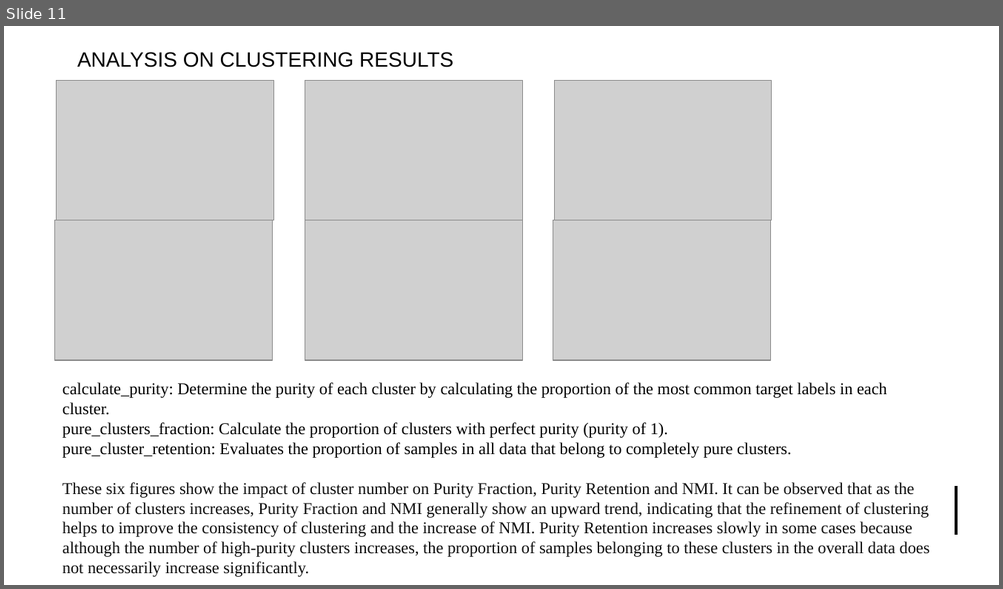
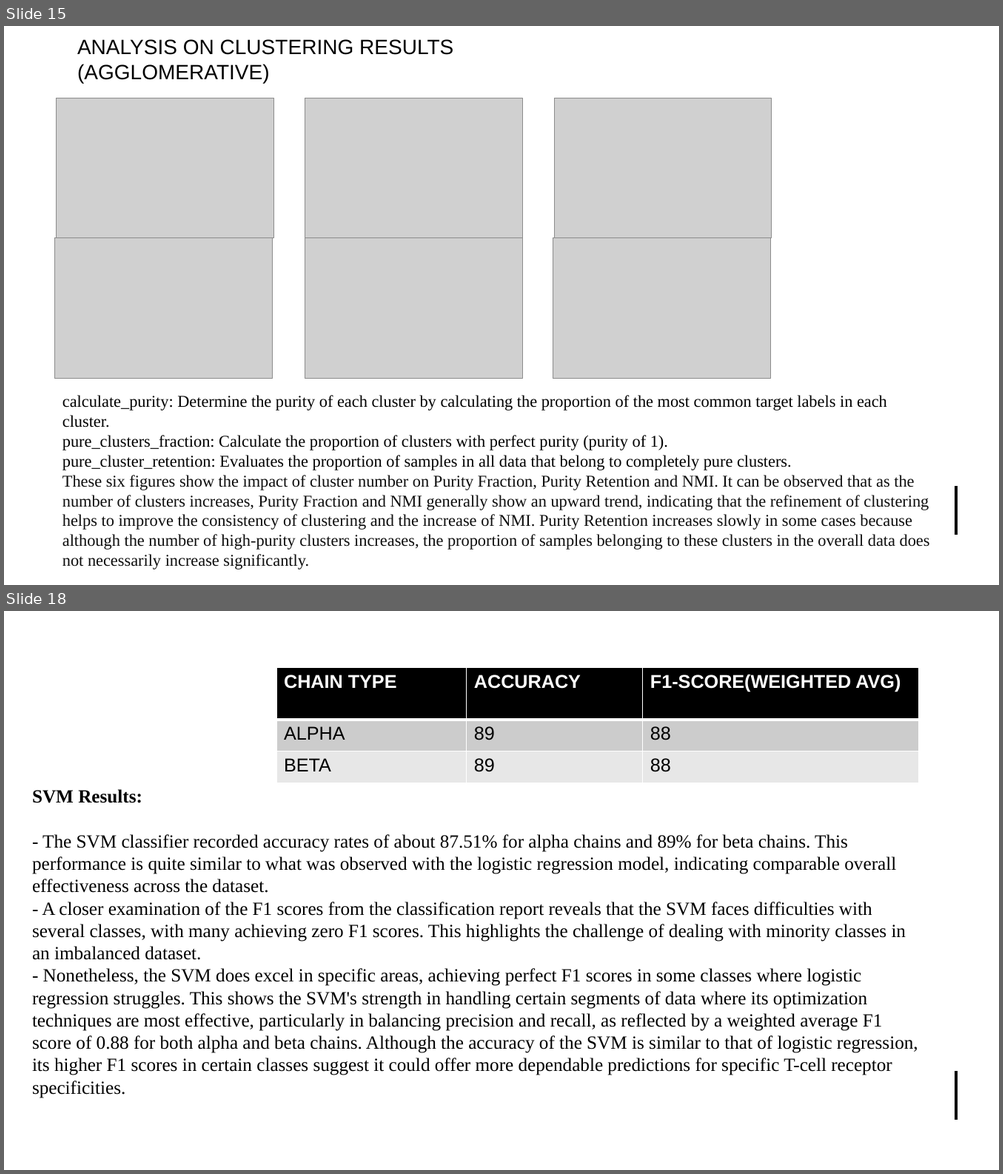
Before and after one commit to UoB-DSMP-2023-24/dsmp-2024-group4, a slide deck: summative presentation/Summative Oral Presentation-Group 4.pptx. Shown one above the other, each under a label of ours: slide 11 before the commit, slides 15 and 18 after it; the slides between them are not shown. The pictures are 1003x589 and 1003x1174 pixels, drawn with LibreOffice and Linux fonts; fonts in the diff are those of the drawing; grey boxes stand for pictures. Boxes give left, top, right and bottom in pixels: in the first picture for what was removed or moved away, otherwise in the second. Text is boxed around its words. In the diff, an @@ line names an element or a change of style, - is before the commit and + after.

```diff
--- a/summative presentation/Summative Oral Presentation-Group 4.pptx
+++ b/summative presentation/Summative Oral Presentation-Group 4.pptx
@@ slide 18 added at (4, 611, 999, 1170), background #FFFFFF; not listed: 1 template element that a slide beside it also shows @@
@@ table added at (276, 668, 918, 783), 3 rows, 3 columns @@
+CHAIN TYPE | ACCURACY | F1-SCORE(WEIGHTED AVG)
+ALPHA | 89 | 88
+BETA | 89 | 88
@@ text added at (32, 789, 918, 1099), 18 pt, text #000000 @@
+SVM Results:
+- The SVM classifier recorded accuracy rates of about 87.51% for alpha chains and 89% for beta chains. This performance is quite similar to what was observed with the logistic regression model, indicating comparable overall effectiveness across the dataset.
+- A closer examination of the F1 scores from the classification report reveals that the SVM faces difficulties with several classes, with many achieving zero F1 scores. This highlights the challenge of dealing with minority classes in an imbalanced dataset.
+- Nonetheless, the SVM does excel in specific areas, achieving perfect F1 scores in some classes where logistic regression struggles. This shows the SVM's strength in handling certain segments of data where its optimization techniques are most effective, particularly in balancing precision and recall, as reflected by a weighted average F1 score of 0.88 for both alpha and beta chains. Although the accuracy of the SVM is similar to that of logistic regression, its higher F1 scores in certain classes suggest it could offer more dependable predictions for specific T-cell receptor specificities.
@@ what was slide 11 is now slide 15 @@
@@ slide 15 changed as well @@
@@ title at (77, 39, 453, 83): text changed @@
-ANALYSIS ON CLUSTERING RESULTS
+ANALYSIS ON CLUSTERING RESULTS (AGGLOMERATIVE)
@@ 6 pictures: place and size @@
-6 pictures at (55, 81, 771, 361)
+6 pictures at (55, 99, 771, 379)
@@ text "calculate_purity: Determine the purity of ..." rewrapped from (62, 383, 930, 577) to (62, 395, 930, 570) @@
```
Also in this commit, not shown: 2 other slides changed, 16 other slides added, 8 slides removed, 1 other file.
